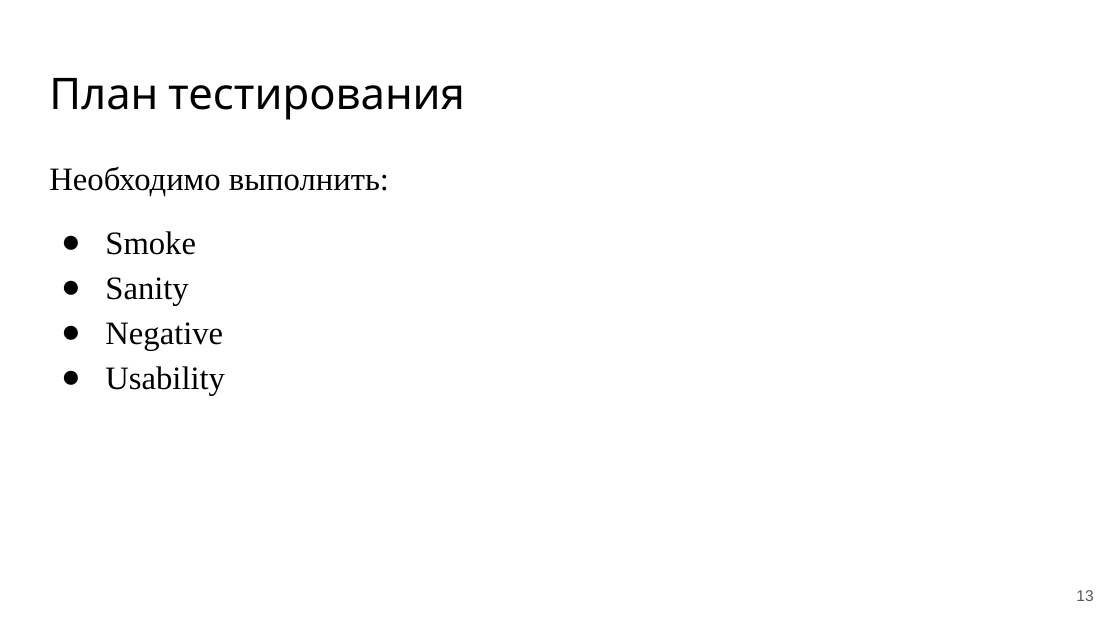
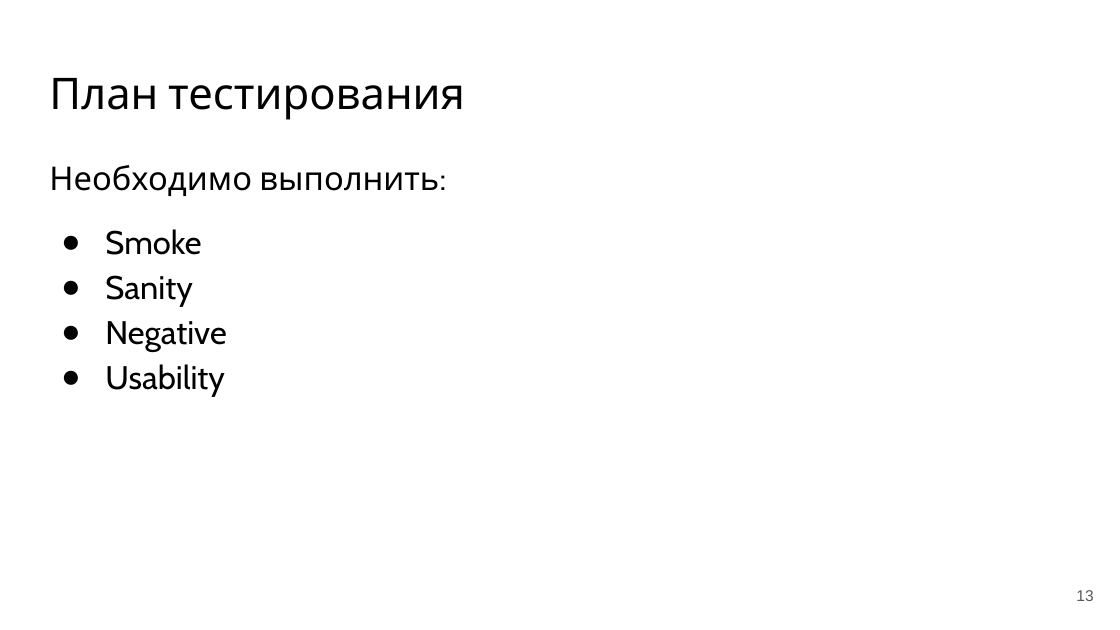
Before and after one commit to Zeleboba99/school-board, a slide deck: slide 13 of Документация/Презентация.pptx. Drawn at 1120x630 pixels with LibreOffice and Linux fonts; fonts in the diff are those of the drawing. Boxes give left, top, right and bottom in pixels: in the first picture for what was removed or moved away, otherwise in the second. Text is boxed around its words. In the diff, an @@ line names an element or a change of style, - is before the commit and + after.

```diff
--- a/Документация/Презентация.pptx
+++ b/Документация/Презентация.pptx
@@ text "Необходимо выполнить:" at (x1=49, y1=165, x2=439, y2=397): font Times New Roman to Cabin @@
```
Also in this commit, not shown: 4 other slides changed, 1 other file.
